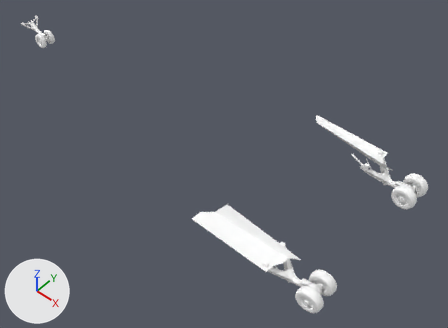
Two versions of the Blender file Models/Artwork/damage.blend, one commit apart.
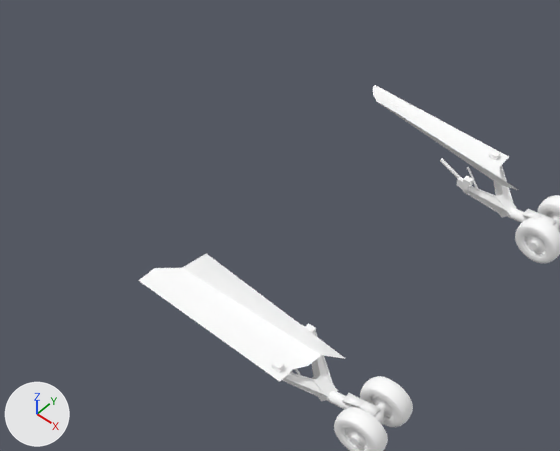
Each version appears first whole from a camera (50 mm lens) standing at (12.06, -15.19, 13.94) and looking at (-1.88, 0.36, -7.05), and next in a close-up on the part from 26% to 93% of the width and 21% to 94% of the height. The lights are fixed; the arrows at lower left show +X, +Y and +Z.

The scene before the commit, as lines of its bpy script (objects in view):
```python
me_geardoorl = bpy.data.meshes.new('GearDoorL')
me_geardoorl.from_pydata(...)  # 14 vertices, 6 faces; spans x -1.95..2.61, y 0.02..1.24, z -0.1..0.43
me_geardoorl.polygons.foreach_set('use_smooth', [True] * 6)
me_geardoorl.materials.append(mat_defaultwhite_002)  # its picture is missing
me_geardoorr = bpy.data.meshes.new('GearDoorR')
me_geardoorr.from_pydata(...)  # 14 vertices, 6 faces; spans x -1.94..2.73, y -1.01..-0.01, z -0.05..0.33
me_geardoorr.polygons.foreach_set('use_smooth', [True] * 6)
me_geardoorr.materials.append(mat_defaultwhite_003)  # its picture is missing
me_rrimrd = bpy.data.meshes.new('RRimRD')
me_rrimrd.from_pydata(...)  # 18312 vertices, 17096 faces; spans x -0.543..0.543, y -0.203..0.203, z -0.543..0.543
me_rrimrd.polygons.foreach_set('use_smooth', [True] * 17096)
me_rrimrd.materials.append(mat_defaultwhite)  # white #ffffff
ob_geardoorld = bpy.data.objects.new('GearDoorLD', me_geardoorl)
ob_geardoorld.location = (2.44, -4.25, -5.06)
ob_geardoorld.show_transparent = True
ob_geardoorrd = bpy.data.objects.new('GearDoorRD', me_geardoorr)
ob_geardoorrd.location = (2.44, 4.25, -5.12)
ob_geardoorrd.show_transparent = True
ob_rrimrd = bpy.data.objects.new('RRimRD', me_rrimrd)
ob_rrimrd.parent = ob_axelrd
ob_rrimrd.location = (0.0, -0.457, 0.0)
ob_rrimrd.show_transparent = True
# also in view: 'LRimLD' at (5.96, -2.85, -5.7); 'TrunionFittingLD' at (4.41, -3.43, -5.52); 'RRimLD' at (6.01, -3.77, -5.71); 'TrunionFittingRD' at (4.45, 3.46, -5.54)
```
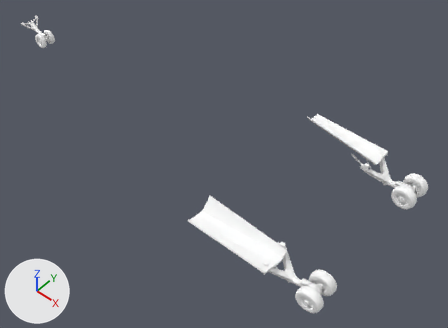
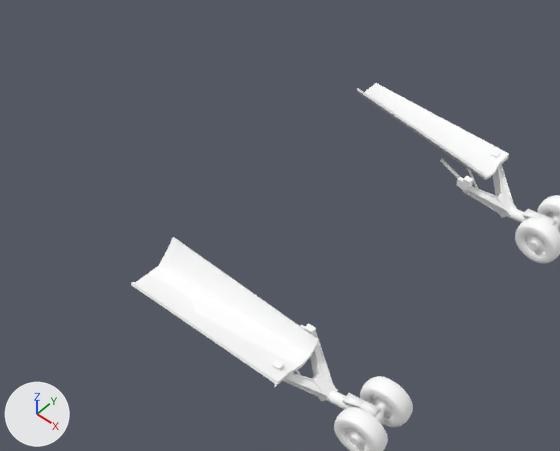
Commit message: Thick damaged landing gear doors

What changed in the scene script:
```text
Add mat_ac3dmat1_000:
    mat_ac3dmat1_000 = diffuse_material('ac3dmat1.000')
    mat_ac3dmat1_000.base_color = (1.0, 1.0, 1.0)  # white #ffffff
Add mat_ac3dmat1_002:
    mat_ac3dmat1_002 = diffuse_material('ac3dmat1.002')
    mat_ac3dmat1_002.base_color = (1.0, 1.0, 1.0)  # white #ffffff
Add me_geardoorl_002:
    me_geardoorl_002.from_pydata(...)  # 32 vertices, 23 faces; spans x -1.98..1.87, y -1.15..0.21, z -0.96..0.59
    me_geardoorl_002.polygons.foreach_set('use_smooth', [True] * 23)
    me_geardoorl_002.materials.append(mat_ac3dmat1_000)  # its picture is missing
Add me_geardoorr_001:
    me_geardoorr_001.from_pydata(...)  # 27 vertices, 20 faces; spans x -1.77..2.09, y -0.4..0.87, z -0.37..0.4
    me_geardoorr_001.polygons.foreach_set('use_smooth', [True] * 20)
    me_geardoorr_001.materials.append(mat_ac3dmat1_002)  # its picture is missing
Change ob_geardoorld:
    ob_geardoorld: bpy.data.objects.new('GearDoorLD', me_geardoorl) -> bpy.data.objects.new('GearDoorLD', me_geardoorl_002)
    ob_geardoorld.location: (2.44, -4.25, -5.06) -> (2.48, -3.24, -4.88)
    ob_geardoorld.rotation_euler: (0.0, 0.0, 0.0) -> (-0.189, 0.0241, 0.0185)  # degrees (0, 0, 0) -> degrees (-11, 1.4, 1.1)
    ob_geardoorld.scale: (1.0, 1.0, 1.0) -> (1.0, 1.0, 0.472)
Change ob_geardoorrd:
    ob_geardoorrd: bpy.data.objects.new('GearDoorRD', me_geardoorr) -> bpy.data.objects.new('GearDoorRD', me_geardoorr_001)
    ob_geardoorrd.location: (2.44, 4.25, -5.12) -> (2.27, 3.53, -4.93)
    ob_geardoorrd.rotation_euler: (0.0, 0.0, 0.0) -> (-0.307, 0.0294, 0.0045)  # degrees (0, 0, 0) -> degrees (-18, 1.7, 0.3)
    ob_geardoorrd.scale: (1.0, 1.0, 1.0) -> (1.0, 1.0, 0.569)
```

Where the change shows, as pixel boxes (x1, y1, x2, y2) in the close-ups (560 x 451 px):
'GearDoorLD', reshaped, moved, turned, rescaled
    before: (138, 254, 346, 381)
    after: (131, 237, 319, 388)
'GearDoorRD', reshaped, moved, turned, rescaled
    before: (373, 85, 518, 190)
    after: (357, 83, 509, 179)
